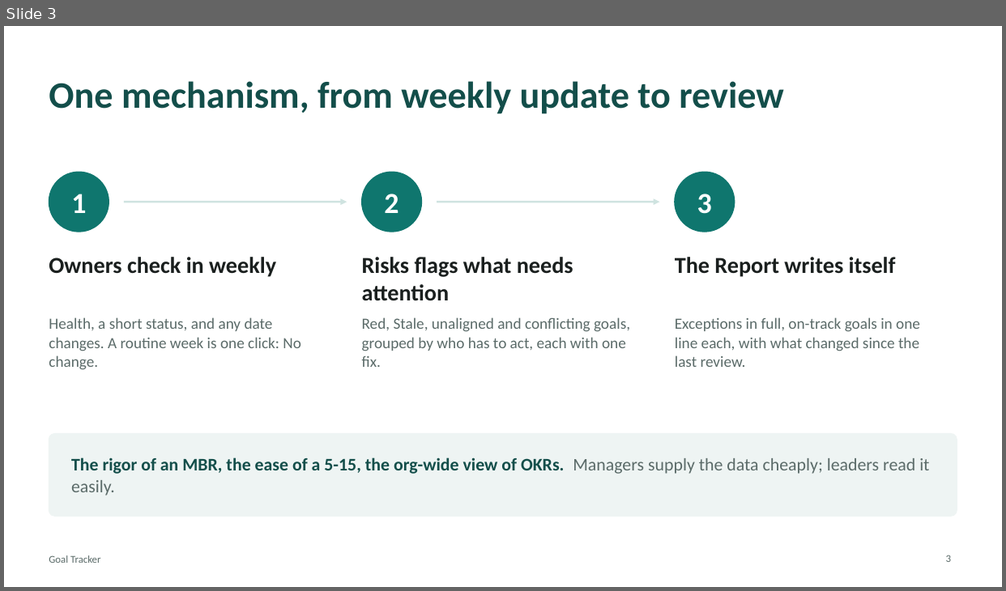
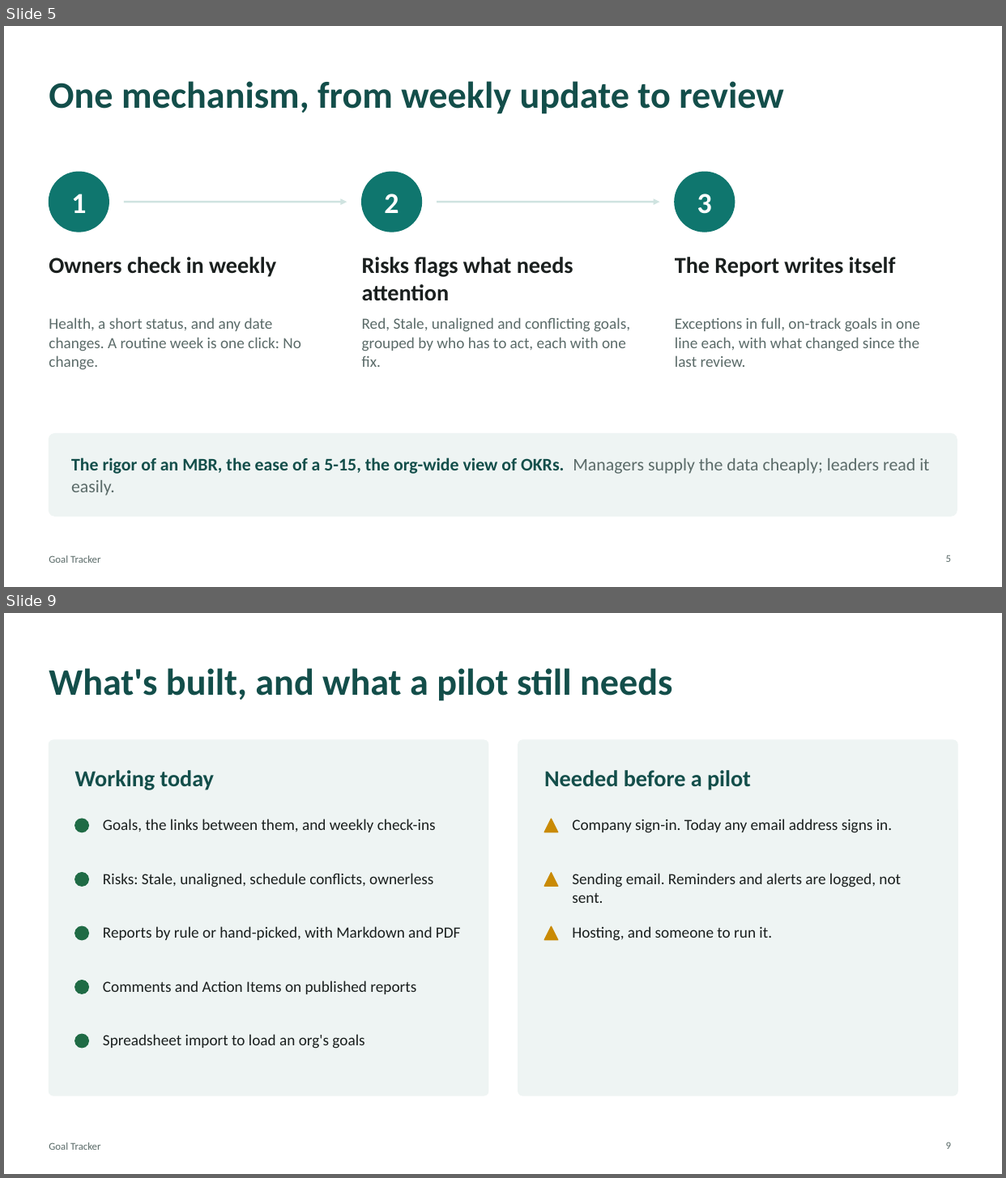
Before and after one commit to zachthieme/goal-tracker, a slide deck: docs/pitch/goal-tracker-pitch.pptx. Shown one above the other, each under a label of ours: slide 3 before the commit, slides 5 and 9 after it; the slides between them are not shown. The pictures are 1006x591 and 1006x1178 pixels, drawn with LibreOffice and Linux fonts; fonts in the diff are those of the drawing. Boxes give left, top, right and bottom in pixels: in the first picture for what was removed or moved away, otherwise in the second. Text is boxed around its words. In the diff, an @@ line names an element or a change of style, - is before the commit and + after.

```diff
--- a/docs/pitch/goal-tracker-pitch.pptx
+++ b/docs/pitch/goal-tracker-pitch.pptx
@@ slide 9 added at [4,613,1002,1174], background #FFFFFF; not listed: 1 template element that a slide beside it also shows @@
@@ title added at [49,668,672,701], 36 pt, text #134E4A, bold @@
+What's built, and what a pilot still needs
@@ rounded rectangle added at [49,740,488,1096], fill #EEF4F3, outline #EEF4F3 1 pt @@
@@ rounded rectangle added at [518,740,957,1096], fill #EEF4F3, outline #EEF4F3 1 pt @@
@@ text added at [75,770,215,790], 22 pt, text #134E4A, bold @@
+Working today
@@ text added at [544,770,751,790], 22 pt, text #134E4A, bold @@
+Needed before a pilot
@@ ellipse added at [75,819,88,833], fill #1F6B45, outline #1F6B45 1 pt @@
@@ text added at [103,819,436,833], 15 pt, text #1A1F1E @@
+Goals, the links between them, and weekly check-ins
@@ triangle added at [544,819,558,833], fill #C98A04, outline #C98A04 1 pt @@
@@ text added at [572,819,892,833], 15 pt, text #1A1F1E @@
+Company sign-in. Today any email address signs in.
@@ ellipse added at [75,873,88,886], fill #1F6B45, outline #1F6B45 1 pt @@
@@ text added at [103,873,433,888], 15 pt, text #1A1F1E @@
+Risks: Stale, unaligned, schedule conflicts, ownerless
@@ triangle added at [544,873,558,886], fill #C98A04, outline #C98A04 1 pt @@
@@ text added at [572,873,901,903], 15 pt, text #1A1F1E @@
+Sending email. Reminders and alerts are logged, not sent.
@@ ellipse added at [75,926,88,940], fill #1F6B45, outline #1F6B45 1 pt @@
@@ text added at [103,926,461,940], 15 pt, text #1A1F1E @@
+Reports by rule or hand-picked, with Markdown and PDF
@@ triangle added at [544,926,558,940], fill #C98A04, outline #C98A04 1 pt @@
@@ text added at [572,926,772,941], 15 pt, text #1A1F1E @@
+Hosting, and someone to run it.
@@ ellipse added at [75,981,88,994], fill #1F6B45, outline #1F6B45 1 pt @@
@@ text added at [103,981,416,995], 15 pt, text #1A1F1E @@
+Comments and Action Items on published reports
@@ ellipse added at [75,1034,88,1048], fill #1F6B45, outline #1F6B45 1 pt @@
@@ text added at [103,1034,364,1049], 15 pt, text #1A1F1E @@
+Spreadsheet import to load an org's goals
@@ page number added at [946,1143,951,1149], 10 pt, text #5B6B69 @@
+9
@@ what was slide 3 is now slide 5 @@
```
Also in this commit, not shown: 5 slides changed, 4 other slides added, 3 slides removed, 4 other files.
